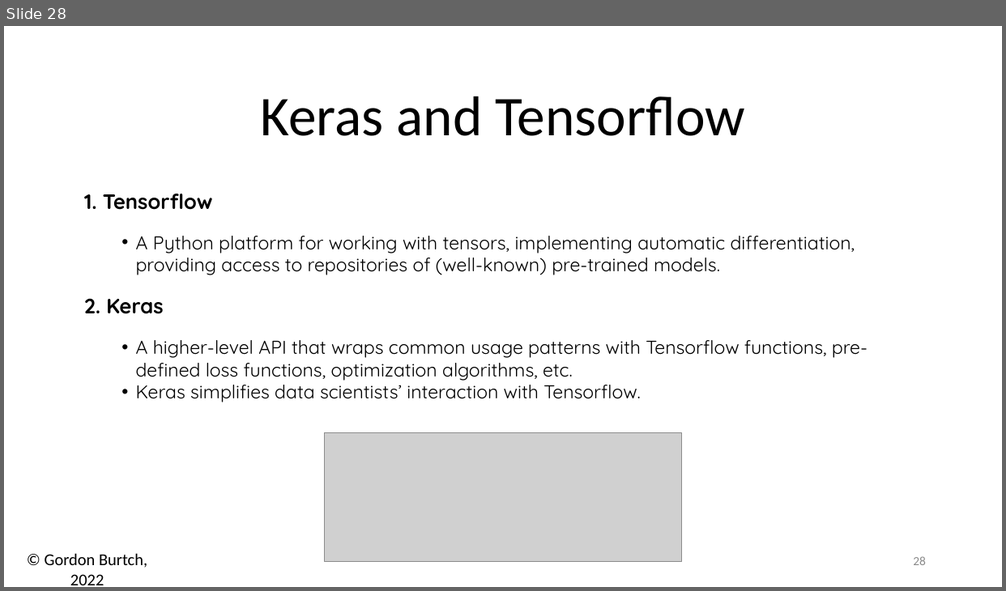
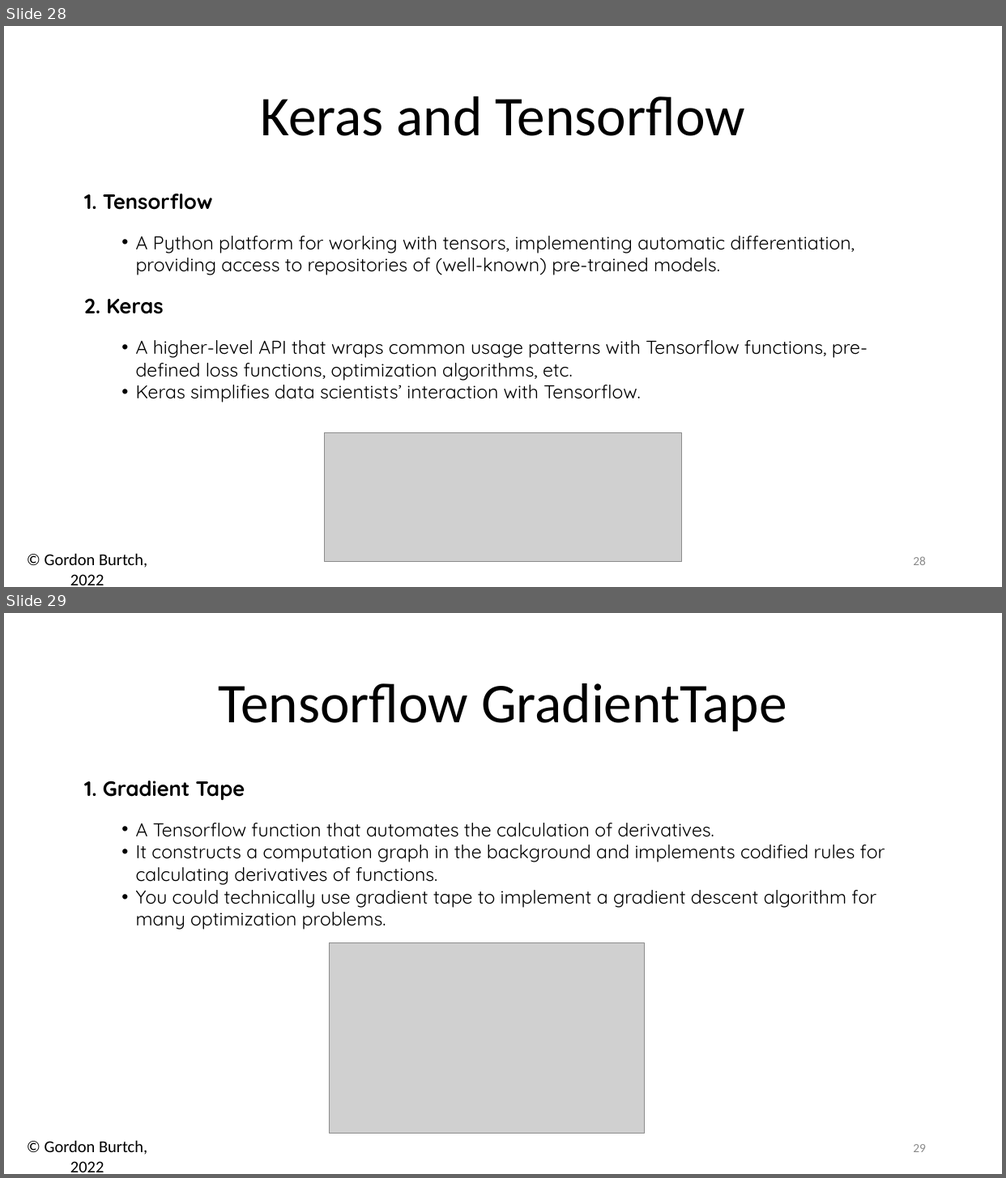
Before and after one commit to zizgao/BA865-2022, a slide deck: Week 2/02 - Math & Keras.pptx. Shown one above the other, each under a label of ours: slide 28 before the commit, slides 28 and 29 after it. The pictures are 1006x591 and 1006x1178 pixels, drawn with LibreOffice and Linux fonts; fonts in the diff are those of the drawing; grey boxes stand for pictures. Boxes give left, top, right and bottom in pixels: in the first picture for what was removed or moved away, otherwise in the second. Text is boxed around its words. In the diff, an @@ line names an element or a change of style, - is before the commit and + after.

```diff
--- a/Week 2/02 - Math & Keras.pptx
+++ b/Week 2/02 - Math & Keras.pptx
@@ slide 29 added at (x1=4, y1=613, x2=1002, y2=1174), background #FFFFFF; not listed: 1 template element that a slide beside it also shows @@
@@ text added at (x1=219, y1=683, x2=787, y2=732), 54 pt, text #000000 @@
+Tensorflow GradientTape
@@ text added at (x1=84, y1=781, x2=885, y2=930), 18 pt, text #000000 @@
+1. Gradient Tape
+  • A Tensorflow function that automates the calculation of derivatives.
+  • It constructs a computation graph in the background and implements codified rules for calculating derivatives of functions.
+  • You could technically use gradient tape to implement a gradient descent algorithm for many optimization problems.
@@ picture added at (x1=329, y1=943, x2=644, y2=1133) @@
@@ page number added at (x1=913, y1=1144, x2=926, y2=1152), 12 pt, text #8C8C8C @@
+29
```
Also in this commit, not shown: 1 slide changed, 1 other file.
